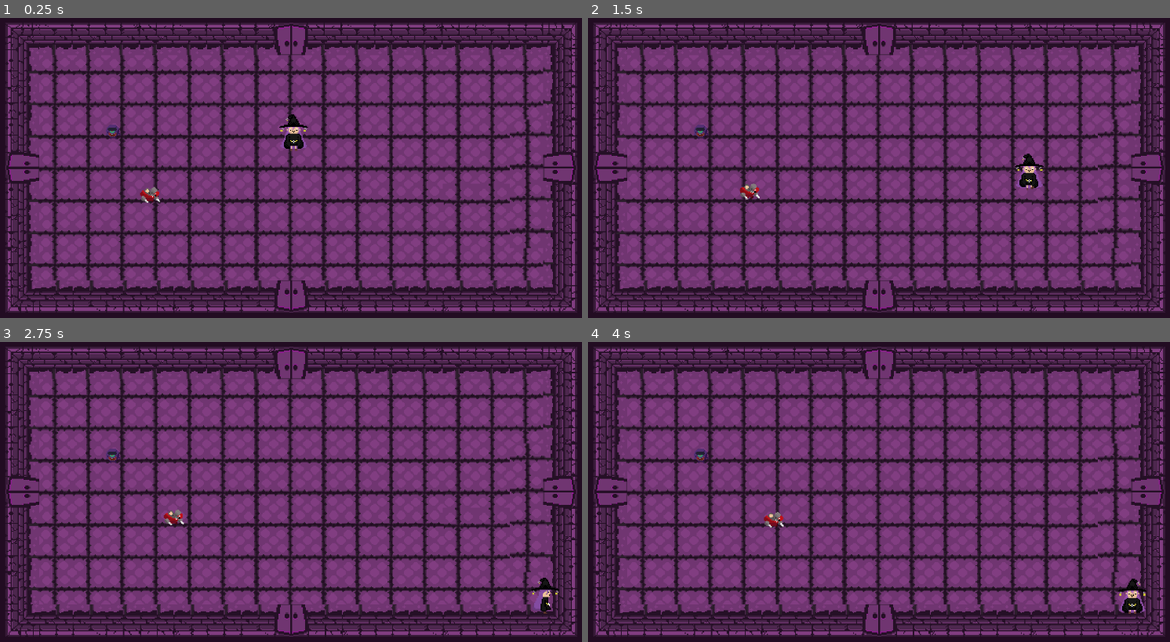
Above: before the commit, frames 1-4 (two rows, left to right).
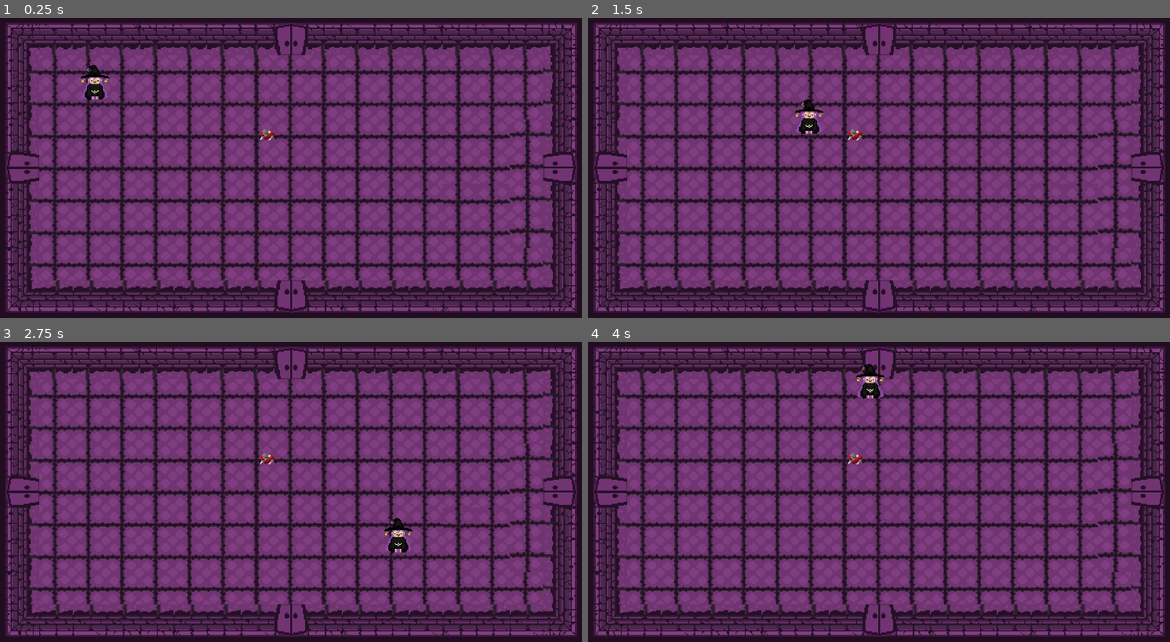
Above: after the commit, the same moments.

Repository: DeathPandaHD/Loop_Dungeon
Game: Godot game, scene res://Levels/Test Room.tscn
Same seed, same stepped clock (60 frames per second), same inputs: the game is played once before the commit and once after it.
Inputs:
- Up to frame 1 (0.25 s): no input
- Up to frame 2 (1.5 s): hold D (movement_right) 0.53-1.28 s; tap Space (action) at 0.6, 1.35 s; hold S (movement_down) from 1.28 s (still down)
- Up to frame 3 (2.75 s): release S (movement_down) at 2.03 s; hold D (movement_right) from 2.03 s (still down); tap Space (action) at 2.1 s
- Up to frame 4 (4 s): release D (movement_right) at 2.78 s; hold W (movement_up) 2.78-3.53 s; tap Space (action) at 2.85, 3.6 s; hold A (movement_left) from 3.53 s (still down)

The runs differ from the first frame. In frame 1, 0.9% of the frame differs, in the area x 13-53%, y 15-62%; in frame 2, 0.9%; in frame 3, 0.8%; in frame 4, 0.9%, in the area x 18-96%, y 7-91%.

Commit message:
player state machine working
enemy state machine set up but not working

Diff:
--- /dev/null
+++ b/dungeon-game/Enemy/assrat 6.9.2025.tscn
@@ -0,0 +1,59 @@
+[gd_scene load_steps=7 format=3 uid="uid://ddv7dti5qqws1"]
+
+[ext_resource type="PackedScene" uid="uid://6jax1aohw5vj" path="res://Utilities/entities/Enemybase.tscn" id="1_sm0sa"]
+[ext_resource type="Texture2D" uid="uid://bphrlyunli0uu" path="res://Textures/Enemies-Texture/Assrat.png" id="2_n3w1c"]
+
+[sub_resource type="CircleShape2D" id="CircleShape2D_wcd6y"]
+
+[sub_resource type="CapsuleShape2D" id="CapsuleShape2D_7wnct"]
+radius = 11.0
+height = 28.0
+
+[sub_resource type="CapsuleShape2D" id="CapsuleShape2D_wbak8"]
+
+[sub_resource type="CircleShape2D" id="CircleShape2D_n3w1c"]
+radius = 129.314
+
+[node name="rat" node_paths=PackedStringArray("chase_node") instance=ExtResource("1_sm0sa")]
+collision_layer = 4
+collision_mask = 3
+chase_node = NodePath("State Machine/enemy_chase_state")
+
+[node name="Sprite2D" parent="." index="0"]
+texture_filter = 1
+texture = ExtResource("2_n3w1c")
+hframes = 2
+
+[node name="CollisionShape2D" parent="." index="1"]
+position = Vector2(-1, 5)
+shape = SubResource("CircleShape2D_wcd6y")
+
+[node name="Hit_box" parent="." index="3"]
+collision_layer = 4
+collision_mask = 2
+
+[node name="CollisionShape2D" parent="Hit_box" index="0"]
+position = Vector2(-1, 5)
+shape = SubResource("CapsuleShape2D_7wnct")
+
+[node name="Hurt_box" parent="." index="4"]
+collision_layer = 4
+collision_mask = 8
+
+[node name="CollisionShape2D" parent="Hurt_box" index="0"]
+position = Vector2(-1, 4)
+shape = SubResource("CapsuleShape2D_wbak8")
+
+[node name="DetectionArea" parent="." index="6"]
+collision_layer = 4
+collision_mask = 2
+monitorable = false
+
+[node name="DetectionShape" parent="DetectionArea" index="0"]
+shape = SubResource("CircleShape2D_n3w1c")
+
+[connection signal="area_entered" from="DetectionArea" to="." method="_on_detection_area_area_entered"]
+[connection signal="area_exited" from="DetectionArea" to="." method="_on_detection_area_area_exited"]
+
+[editable path="Hit_box"]
+[editable path="Hurt_box"]
--- a/dungeon-game/Enemy/enemy_assrat.gd
+++ b/dungeon-game/Enemy/enemy_assrat.gd
@@ -1,12 +1 @@
 extends "res://Utilities/entities/enemybase.gd"
-
-
-func _physics_process(_delta):
-	var direction = global_position.direction_to(player.global_position)
-	velocity = direction*move_speed
-	move_and_slide()
-#used to flip enemy sprite:
-	if direction.x > 0.1:
-		sprite.flip_h = true
-	elif direction.x < -0.1:
-		sprite.flip_h = false
--- a/dungeon-game/Levels/Test Room.tscn
+++ b/dungeon-game/Levels/Test Room.tscn
@@ -1,11 +1,10 @@
-[gd_scene load_steps=10 format=4 uid="uid://ddhqab5k68b3p"]
+[gd_scene load_steps=9 format=4 uid="uid://ddhqab5k68b3p"]
 
 [ext_resource type="Texture2D" uid="uid://c1sg44duem0p" path="res://Textures/Tilemap-Texture/Temp Tilemap/Map01.png" id="1_3jqqs"]
 [ext_resource type="Texture2D" uid="uid://co4qv7mpvfhi1" path="res://Textures/Tilemap-Texture/Floor Tilemaps/lowest_floors_tileset_1.png" id="2_o1cuu"]
 [ext_resource type="Texture2D" uid="uid://cgheviumtyhbh" path="res://Textures/UI-Texture/Pixel Heart Sprite Sheet 16x16.png" id="4_epbeg"]
-[ext_resource type="PackedScene" uid="uid://c5u8jtl7qyrag" path="res://Player/player_mirai.tscn" id="4_kdumj"]
-[ext_resource type="PackedScene" uid="uid://couwl5ufthuij" path="res://Enemy/enemy_assrat.tscn" id="5_kdumj"]
-[ext_resource type="PackedScene" uid="uid://6a3sdhveh6ha" path="res://Enemy/molemonster.tscn" id="5_w6ms7"]
+[ext_resource type="PackedScene" uid="uid://o17d7bl2xkwh" path="res://Player/player_mirai 7.9.25.tscn" id="4_kdumj"]
+[ext_resource type="PackedScene" uid="uid://ddv7dti5qqws1" path="res://Enemy/assrat 6.9.2025.tscn" id="4_w6ms7"]
 
 [sub_resource type="TileSetAtlasSource" id="TileSetAtlasSource_y4156"]
 texture = ExtResource("1_3jqqs")
@@ -231,11 +230,8 @@
 
 [node name="Enemys" type="Node" parent="."]
 
-[node name="enemy_Assrat" parent="Enemys" instance=ExtResource("5_kdumj")]
-position = Vector2(357, 411)
-
-[node name="Enemybase" parent="Enemys" instance=ExtResource("5_w6ms7")]
-position = Vector2(287, 287)
-
-[node name="Player_Mirai" parent="." instance=ExtResource("4_kdumj")]
-position = Vector2(46.8384, 8.29268)
+[node name="Enemybase" parent="Enemys" instance=ExtResource("4_w6ms7")]
+position = Vector2(601, 288)
+
+[node name="Player_mirai" parent="." instance=ExtResource("4_kdumj")]
+position = Vector2(-142.389, -40.9756)
--- a/dungeon-game/Player/player_mirai.tscn
+++ b/dungeon-game/Player/Old tests/player_miraiold.tscn
@@ -2,7 +2,7 @@
 
 [ext_resource type="PackedScene" uid="uid://bs2foaj73hr8m" path="res://Utilities/entities/playerbase.tscn" id="1_3lch6"]
 [ext_resource type="Texture2D" uid="uid://uyonbibxntoy" path="res://Textures/Player-Texture/mirai 5-20.png" id="2_wpdwc"]
-[ext_resource type="Script" uid="uid://ccfam71ah0mmd" path="res://Player/animation_system.gd" id="3_rcv0h"]
+[ext_resource type="Script" uid="uid://ccfam71ah0mmd" path="res://Player/Old tests/animation_system.gd" id="3_rcv0h"]
 
 [sub_resource type="CapsuleShape2D" id="CapsuleShape2D_rcv0h"]
 radius = 7.0
@@ -115,7 +115,6 @@
 [sub_resource type="CapsuleShape2D" id="CapsuleShape2D_52yw7"]
 
 [node name="Player_Mirai" instance=ExtResource("1_3lch6")]
-move_speed = 120.0
 
 [node name="Sprite2D" parent="." index="0"]
 texture_filter = 1
--- /dev/null
+++ b/dungeon-game/Player/player_mirai 7.9.25.tscn
@@ -0,0 +1,48 @@
+[gd_scene load_steps=7 format=3 uid="uid://o17d7bl2xkwh"]
+
+[ext_resource type="PackedScene" uid="uid://bs2foaj73hr8m" path="res://Utilities/entities/playerbase.tscn" id="1_gb7kt"]
+[ext_resource type="Texture2D" uid="uid://uyonbibxntoy" path="res://Textures/Player-Texture/mirai 5-20.png" id="2_3igym"]
+[ext_resource type="Script" uid="uid://c3pi1k725p3qv" path="res://Utilities/entities/states/player states/PlayerIdleState.gd" id="2_seln6"]
+[ext_resource type="Script" uid="uid://bna7pccnmjou3" path="res://Utilities/entities/states/player states/PlayerMovingState.gd" id="3_seln6"]
+
+[sub_resource type="CapsuleShape2D" id="CapsuleShape2D_8i8fm"]
+radius = 7.0
+
+[sub_resource type="CapsuleShape2D" id="CapsuleShape2D_jtqba"]
+radius = 9.0
+height = 20.0
+
+[node name="Player_mirai" instance=ExtResource("1_gb7kt")]
+
+[node name="Sprite2D" parent="." index="0"]
+texture_filter = 1
+texture = ExtResource("2_3igym")
+hframes = 4
+vframes = 4
+
+[node name="CollisionShape2D" parent="." index="1"]
+position = Vector2(0, 9)
+shape = SubResource("CapsuleShape2D_8i8fm")
+
+[node name="CollisionShape2D" parent="Hit_box" index="0"]
+position = Vector2(43, 8)
+
+[node name="Hurt_box" parent="." index="4"]
+collision_layer = 2
+collision_mask = 4
+
+[node name="CollisionShape2D" parent="Hurt_box" index="0"]
+position = Vector2(0, 14)
+shape = SubResource("CapsuleShape2D_jtqba")
+
+[node name="State Machine" parent="." index="5" node_paths=PackedStringArray("initial_state")]
+initial_state = NodePath("Idle")
+
+[node name="Idle" type="Node" parent="State Machine" index="0"]
+script = ExtResource("2_seln6")
+
+[node name="Moving" type="Node" parent="State Machine" index="1"]
+script = ExtResource("3_seln6")
+
+[editable path="Hit_box"]
+[editable path="Hurt_box"]
--- a/dungeon-game/Utilities/entities/Enemybase.tscn
+++ b/dungeon-game/Utilities/entities/Enemybase.tscn
@@ -1,5 +1,29 @@
-[gd_scene load_steps=2 format=3 uid="uid://6jax1aohw5vj"]
+[gd_scene load_steps=6 format=3 uid="uid://6jax1aohw5vj"]
 
 [ext_resource type="PackedScene" uid="uid://bi0441r5vuhdg" path="res://Utilities/entities/entityBase.tscn" id="1_r8xmy"]
+[ext_resource type="Script" uid="uid://cn5frdwrde8wa" path="res://Utilities/entities/enemybase.gd" id="2_qyakv"]
+[ext_resource type="Script" uid="uid://dko0f80xy3waj" path="res://Utilities/entities/states/enemy states/EnemyIdleState.gd" id="3_obsac"]
+[ext_resource type="Script" uid="uid://shhs7mkxir3h" path="res://Utilities/entities/states/enemy states/EnemyChaseState.gd" id="4_il4op"]
+[ext_resource type="Script" path="res://Utilities/entities/states/enemy states/EnemyDeathState.gd" id="7_r3f1n"]
 
 [node name="Enemybase" instance=ExtResource("1_r8xmy")]
+script = ExtResource("2_qyakv")
+
+[node name="State Machine" parent="." index="5" node_paths=PackedStringArray("initial_state")]
+initial_state = NodePath("enemy_idle_state")
+
+[node name="enemy_idle_state" type="Node" parent="State Machine" index="0"]
+script = ExtResource("3_obsac")
+
+[node name="enemy_chase_state" type="Node" parent="State Machine" index="1"]
+script = ExtResource("4_il4op")
+
+[node name="enemy_death_state" type="Node" parent="State Machine" index="2"]
+script = ExtResource("7_r3f1n")
+
+[node name="DetectionArea" type="Area2D" parent="." index="6"]
+
+[node name="DetectionShape" type="CollisionShape2D" parent="DetectionArea" index="0"]
+
+[editable path="Hit_box"]
+[editable path="Hurt_box"]
--- a/dungeon-game/Utilities/entities/enemybase.gd
+++ b/dungeon-game/Utilities/entities/enemybase.gd
@@ -1,2 +1,40 @@
 extends "res://Utilities/entities/entitybase.gd"
 @onready var player = get_tree().get_first_node_in_group("player")
+@onready var fsm = $'State Machine' as FiniteStateMachine
+var player_in_range = false
+
+@export var chase_node : Node
+
+#Register player proximity, start chasing if we are idling when the player gets close
+func _on_detection_area_area_entered(body):
+	if body.is_in_group("player"):
+		player_in_range = true
+		print("player in range")
+		#We don't want this to happen from the death state, only from idle
+		if fsm.current_state.name == "enemy_idle_state":
+			fsm.force_change_state("enemy_chase_state")
+
+
+func _on_detection_area_area_exited(body):
+	if body.is_in_group("player"):
+		player_in_range = false
+		fsm.change_state(chase_node, "enemy_idle_state")
+		print("player in range")
+
+func _die():
+	super() #calls _die() on base-class CharacterBase
+	fsm.force_change_state("enemy_death_state")
+
+
+
+#@export var move_speed = 20.0
+#@export var speed = 75
+#
+#
+#func _physics_process(delta):
+	#move()
+#
+#func move():
+	#direction = direction.normalized()
+	#velocity = direction *  move_speed
+	#move_and_slide()
--- a/dungeon-game/Utilities/entities/entityBase.tscn
+++ b/dungeon-game/Utilities/entities/entityBase.tscn
@@ -1,8 +1,9 @@
-[gd_scene load_steps=4 format=3 uid="uid://bi0441r5vuhdg"]
+[gd_scene load_steps=5 format=3 uid="uid://bi0441r5vuhdg"]
 
 [ext_resource type="Script" uid="uid://txn0dclmmdva" path="res://Utilities/entities/entitybase.gd" id="1_wm20p"]
 [ext_resource type="PackedScene" uid="uid://cgjqwdt66mdxm" path="res://Utilities/hit_box.tscn" id="2_uarxa"]
 [ext_resource type="PackedScene" uid="uid://cswohpshqxvix" path="res://Utilities/hurt_box.tscn" id="3_d5byr"]
+[ext_resource type="Script" uid="uid://84jd3k10oe8v" path="res://Utilities/entities/state_machine.gd" id="4_d5byr"]
 
 [node name="EntityBase" type="CharacterBody2D"]
 script = ExtResource("1_wm20p")
@@ -17,6 +18,9 @@
 
 [node name="Hurt_box" parent="." instance=ExtResource("3_d5byr")]
 
+[node name="State Machine" type="Node" parent="."]
+script = ExtResource("4_d5byr")
+
 [connection signal="area_entered" from="Hurt_box" to="." method="_on_hurt_box_area_entered"]
 
 [editable path="Hit_box"]
--- a/dungeon-game/Utilities/entities/entitybase.gd
+++ b/dungeon-game/Utilities/entities/entitybase.gd
@@ -1,25 +1,27 @@
 extends CharacterBody2D
-signal hp_changed()
-@export var move_speed = 20.0
+#signal hp_changed()
+
 @export var hp_max = 100
 @export var hp = hp_max
 var direction : Vector2
-@export var speed = 75
+var is_dead : bool = false
+
 
 @onready var sprite = $Sprite2D
 @onready var collshape =$CollisionShape2D
 @onready var animplayer =$AnimationPlayer
 
-func _physics_process(delta):
-	move()
 
-func move():
-	direction = direction.normalized()
-	velocity = direction *  move_speed
-	move_and_slide()
 
-func die():
-	queue_free()
+func _die():
+	if(is_dead):
+		return
+
+	is_dead = true
+	#Remove/destroy this character once it's able to do so unless its the player
+	await get_tree().create_timer(1.0).timeout
+	if is_instance_valid(self) and not is_in_group("player"):
+		queue_free()
 
 func receive_damage(base_damage):
 		var actual_damage = base_damage
--- a/dungeon-game/Utilities/entities/playerbase.gd
+++ b/dungeon-game/Utilities/entities/playerbase.gd
@@ -1,34 +1,34 @@
 extends "res://Utilities/entities/entitybase.gd"
+class_name PlayerMain
 
-
-enum Facing {UP, DOWN, LEFT, RIGHT}
-var player_facing : Facing
-
-func _physics_process(delta):
-	# Sets the y value of the player input
-	if Input.is_action_pressed(&"movement_up"):
-		direction.y = -1
-		player_facing = Facing.UP
-
-	elif Input.is_action_pressed(&"movement_down"):
-		direction.y = 1
-		player_facing = Facing.DOWN
-		#print ("Facing down")
-	else:
-		direction.y = 0
-	# Sets the x value of the player input
-	if Input.is_action_pressed(&"movement_right"):
-		direction.x = 1
-		player_facing = Facing.RIGHT
-		#print ("Facing right")
-	elif Input.is_action_pressed(&"movement_left"):
-		direction.x = -1
-		player_facing = Facing.LEFT
-		#print ("Facing left")
-	else:
-		direction.x = 0
-		#print ("Facing idle")
-
-	direction = direction.normalized()
-	velocity = direction *  move_speed * delta * 200
-	move_and_slide()
+#enum Facing {UP, DOWN, LEFT, RIGHT}
+#var player_facing : Facing
+#
+#func _physics_process(delta):
+	## Sets the y value of the player input
+	#if Input.is_action_pressed(&"movement_up"):
+		#direction.y = -1
+		#player_facing = Facing.UP
+		#
+	#elif Input.is_action_pressed(&"movement_down"):
+		#direction.y = 1
+		#player_facing = Facing.DOWN
+		##print ("Facing down")
+	#else:
+		#direction.y = 0
+	## Sets the x value of the player input
+	#if Input.is_action_pressed(&"movement_right"):
+		#direction.x = 1
+		#player_facing = Facing.RIGHT
+		##print ("Facing right")
+	#elif Input.is_action_pressed(&"movement_left"):
+		#direction.x = -1
+		#player_facing = Facing.LEFT
+		##print ("Facing left")
+	#else:
+		#direction.x = 0
+		##print ("Facing idle")
+	#
+	#direction = direction.normalized()
+	#velocity = direction *  move_speed * delta * 200
+	#move_and_slide()
--- a/dungeon-game/Utilities/entities/playerbase.tscn
+++ b/dungeon-game/Utilities/entities/playerbase.tscn
@@ -7,3 +7,6 @@
 collision_layer = 2
 collision_mask = 5
 script = ExtResource("2_h2jg2")
+
+[editable path="Hit_box"]
+[editable path="Hurt_box"]
--- /dev/null
+++ b/dungeon-game/Utilities/entities/state_machine.gd
@@ -0,0 +1,68 @@
+extends Node
+class_name FiniteStateMachine
+
+var states : Dictionary = {}
+var current_state : State
+@export var initial_state : State
+
+#NOTE This is a generic finite_state_machine, it handles all states, changes to this code will affect
+	# everything that uses a state machine!
+
+func _ready():
+	for child in get_children():
+		if child is State:
+			states[child.name.to_lower()] = child
+			child.state_transition.connect(change_state)
+
+	if initial_state:
+		initial_state.Enter()
+		current_state = initial_state
+
+#Call the current states update function continuosly
+func _process(delta):
+	if current_state:
+		current_state.Update(delta)
+
+#region State Management
+#Use force_change_state cautiously, it immediately switches to a state regardless of any transitions.
+#This is used to force us into a 'death state' when killed
+func force_change_state(new_state : String):
+	var newState = states.get(new_state.to_lower())
+
+	if !newState:
+		print(new_state + " does not exist in the dictionary of states")
+		return
+
+	if current_state == newState:
+		print("State is same, aborting")
+		return
+
+	#NOTE Calling exit like so: (current_state.Exit()) may cause warnings when flushing queries, like when the enemy is being removed after death.
+	#call_deferred is safe and prevents this from occuring. We get the Exit function from the state as a callable and then call it in a thread-safe manner
+	if current_state:
+		var exit_callable = Callable(current_state, "Exit")
+		exit_callable.call_deferred()
+
+	newState.Enter()
+
+	current_state = newState
+
+func change_state(source_state : State, new_state_name : String):
+	if source_state != current_state:
+		#print("Invalid change_state trying from: " + source_state.name + " but currently in: " + current_state.name)
+		#This typically only happens when trying to switch from death state following a force_change
+		return
+
+	var new_state = states.get(new_state_name.to_lower())
+	if !new_state:
+		print("New state is empty")
+		return
+
+	if current_state:
+		current_state.Exit()
+
+	new_state.Enter()
+
+	current_state = new_state
+
+#endregion
--- /dev/null
+++ b/dungeon-game/Utilities/entities/states/State.gd
@@ -0,0 +1,17 @@
+extends Node
+class_name State
+
+#NOTE This is the State base-class, all our specific states inherits this logic
+# DO NOT CHANGE THIS unless you know what you are doing
+
+@warning_ignore("unused_signal")
+signal state_transition
+
+func Enter():
+	pass
+
+func Exit():
+	pass
+
+func Update(_delta:float):
+	pass
--- /dev/null
+++ b/dungeon-game/Utilities/entities/states/enemy states/EnemyAttackState.gd
@@ -0,0 +1,26 @@
+extends State
+class_name enemy_attack_state
+
+@export var attack : Attack_Data
+@onready var enemy = $"../.."
+@onready var hit_particles = $"../../AnimatedSprite2D/HitParticles"
+@export var animator : AnimationPlayer
+
+func Enter():
+	animator.play(attack.anim)
+	await animator.animation_finished
+	enemy.finished_attacking()
+
+#During attack animation, Hitbox is activated and tries to find the player
+func _on_hit_box_body_entered(body):
+	if body.is_in_group("player"):
+		deal_damage_to_player(body)
+
+#Connect and deal damage to the player
+func deal_damage_to_player(player : PlayerMain):
+	hit_particles.emitting = true
+	player._take_damage(attack.damage)
+
+func play_hitground_sound():
+	#AudioManager.play_sound(AudioManager.ENEMY_HIT, 0, -10)
+	pass
--- /dev/null
+++ b/dungeon-game/Utilities/entities/states/enemy states/EnemyChaseState.gd
@@ -0,0 +1,19 @@
+extends State
+class_name enemy_chase_state
+
+@export var move_speed := float(30)
+
+@export var animator : AnimationPlayer
+@onready var body = $"../.."
+
+func Enter():
+	#animator.play("Chasing")
+	print("player chasing")
+
+
+func Update(_delta):
+	var player = get_tree().get_first_node_in_group("player") as CharacterBody2D
+	var chase_direction = player.position - body.position as Vector2
+
+	body.velocity = chase_direction.normalized() * move_speed
+	body.move_and_slide()
--- /dev/null
+++ b/dungeon-game/Utilities/entities/states/enemy states/EnemyDeathState.gd
@@ -0,0 +1,7 @@
+extends State
+
+@export var animator : AnimationPlayer
+
+func Enter():
+	animator.play("Death")
+	pass
--- /dev/null
+++ b/dungeon-game/Utilities/entities/states/enemy states/EnemyIdleState.gd
@@ -0,0 +1,11 @@
+extends State
+class_name enemy_idle_state
+
+@export var animator : AnimationPlayer
+
+func Enter():
+	#animator.play("Idle")
+	pass
+
+func Update(_delta):
+	pass
--- /dev/null
+++ b/dungeon-game/Utilities/entities/states/enemy states/main_attack.gd
@@ -0,0 +1,2 @@
+extends Node
+class_name Attack_Data
--- /dev/null
+++ b/dungeon-game/Utilities/entities/states/player states/PlayerIdleState.gd
@@ -0,0 +1,12 @@
+extends "res://Utilities/entities/states/State.gd"
+class_name PlayerIdle
+
+@export var animator : AnimationPlayer
+
+func Enter():
+#	animator.play("Idle")
+	pass
+
+func Update(_delta : float):
+	if(Input.get_vector(&"movement_left", &"movement_right", &"movement_up", &"movement_down").normalized()):
+		state_transition.emit(self, "Moving")
--- /dev/null
+++ b/dungeon-game/Utilities/entities/states/player states/PlayerMovingState.gd
@@ -0,0 +1,65 @@
+extends "res://Utilities/entities/states/State.gd"
+
+class_name PlayerWalking
+
+@export var movespeed := int(350)
+@export var dash_max := int(500)
+var dashspeed := float(100)
+var can_dash := bool(false)
+var dash_direction := Vector2(0,0)
+
+var player : CharacterBody2D
+@export var animator : AnimationPlayer
+
+func Enter():
+	player = get_tree().get_first_node_in_group("player")
+	#animator.play("Walk")
+
+func Update(delta : float):
+	var input_dir = Input.get_vector(&"movement_left", &"movement_right", &"movement_up", &"movement_down").normalized()
+	Move(input_dir)
+	LessenDash(delta)
+
+	if(Input.is_action_just_pressed(&"action") && can_dash):
+		start_dash(input_dir)
+
+func Move(input_dir : Vector2):
+	#Suddenly turning mid dash
+	if(dash_direction != Vector2.ZERO and dash_direction != input_dir):
+		dash_direction = Vector2.ZERO
+		dashspeed = 0
+	player.velocity = input_dir * movespeed + dash_direction * dashspeed
+	player.move_and_slide()
+
+	if(input_dir.length() <= 0):
+		Transition("Idle")
+
+func start_dash(input_dir : Vector2):
+	#AudioManager.play_sound(AudioManager.PLAYER_ATTACK_SWING, 0.3, -1)
+	dash_direction = input_dir.normalized()
+	dashspeed = dash_max
+	#animator.play("Dash")
+	can_dash = false
+
+func LessenDash(delta : float):
+	#Higher multiplier values makes the dash shorter
+	var multiplier : float = 4.0
+	var timemultiplier : float = 4.1
+
+	#slow down the dash over time, both as a fraction of dashspeed and also time
+	#While clamping it between 0 and dash_max
+	dashspeed -= (dashspeed * multiplier * delta) + (delta * timemultiplier)
+	dashspeed = clamp(dashspeed, 0, dash_max)
+
+	if(dashspeed <= 0):
+		can_dash = true
+		dash_direction = Vector2.ZERO
+
+	#if(animator.current_animation == "Dash"):
+		#await animator.animation_finished
+		#animator.play("Walk")
+
+#We cannot allow a transition before the dash is complete and the animation has stopped playing
+func Transition(newstate : String):
+	if(dashspeed <= 0):
+		state_transition.emit(self, newstate)
Renamed: dungeon-game/Player/Mirai_test.tscn -> dungeon-game/Player/Old tests/Mirai_test.tscn
Renamed: dungeon-game/Player/animation_system.gd -> dungeon-game/Player/Old tests/animation_system.gd
Renamed: dungeon-game/Player/animation_system.gd.uid -> dungeon-game/Player/Old tests/animation_system.gd.uid
Renamed: dungeon-game/Player/character_body_2d.gd -> dungeon-game/Player/Old tests/character_body_2d.gd
Renamed: dungeon-game/Player/character_body_2d.gd.uid -> dungeon-game/Player/Old tests/character_body_2d.gd.uid
Not shown, added: dungeon-game/Utilities/entities/state_machine.gd.uid
Not shown, added: dungeon-game/Utilities/entities/states/State.gd.uid
Not shown, added: dungeon-game/Utilities/entities/states/enemy states/EnemyAttackState.gd.uid
Not shown, added: dungeon-game/Utilities/entities/states/enemy states/EnemyChaseState.gd.uid
Not shown, added: dungeon-game/Utilities/entities/states/enemy states/EnemyDeathState.gd.uid
Not shown, added: dungeon-game/Utilities/entities/states/enemy states/EnemyIdleState.gd.uid
Not shown, added: dungeon-game/Utilities/entities/states/enemy states/main_attack.gd.uid
(and 2 more such lines)
